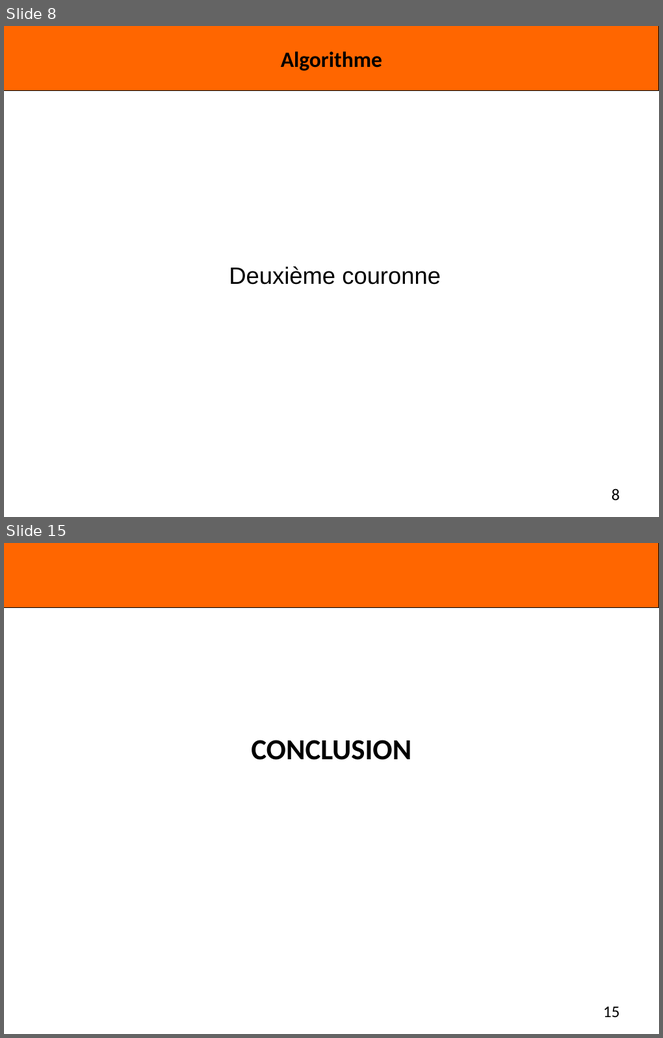
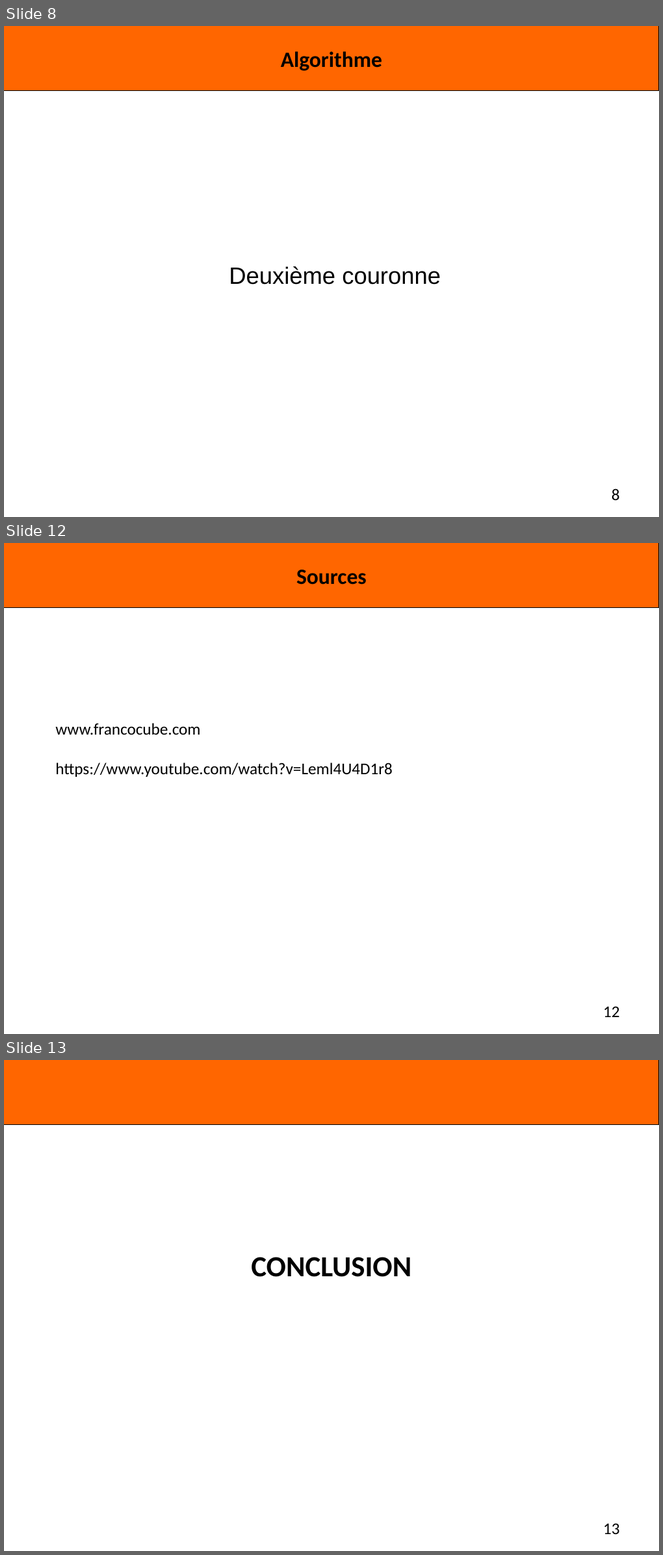
Before and after one commit to Miaxos/Polux, a slide deck: diapo_Presentation_poqb_soutenance_vendredi_15_janvier_2016.odp. Shown one above the other, each under a label of ours: slides 8 and 15 before the commit, slides 8, 12 and 13 after it; the slides between them are not shown. The pictures are 663x1038 and 663x1555 pixels, drawn with LibreOffice and Linux fonts; fonts in the diff are those of the drawing; background and template pictures are left out. Boxes give left, top, right and bottom in pixels: in the first picture for what was removed or moved away, otherwise in the second. Text is boxed around its words. In the diff, an @@ line names an element or a change of style, - is before the commit and + after.

```diff
--- a/diapo_Presentation_poqb_soutenance_vendredi_15_janvier_2016.odp
+++ b/diapo_Presentation_poqb_soutenance_vendredi_15_janvier_2016.odp
@@ slide 12 added at [4,543,659,1034], background #FFFFFF; not listed: 1 template element that a slide beside it also shows @@
@@ title added at [296,570,367,585], 24 pt, text #000000, bold @@
+Sources
@@ title added at [55,723,393,777], 18 pt, text #000000 @@
+www.francocube.com
+https://www.youtube.com/watch?v=Leml4U4D1r8
@@ page number added at [603,1006,620,1017], 18 pt, text #000000 @@
+12
@@ what was slide 15 is now slide 13 @@
@@ page number at [603,1523,620,1534]: text changed @@
-15
+13
```
Also in this commit, not shown: 4 slides changed, 1 other slide added, 4 slides removed.
